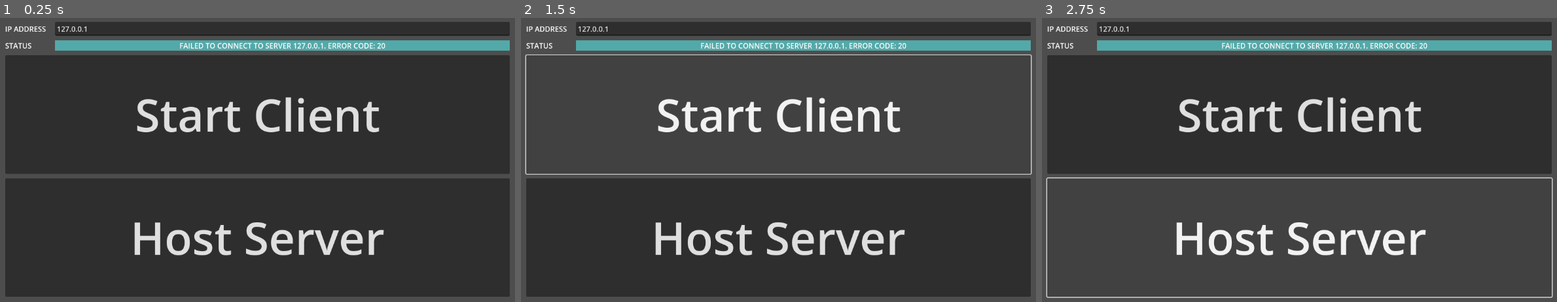
Above: before the commit, frames 1-3 (left to right).
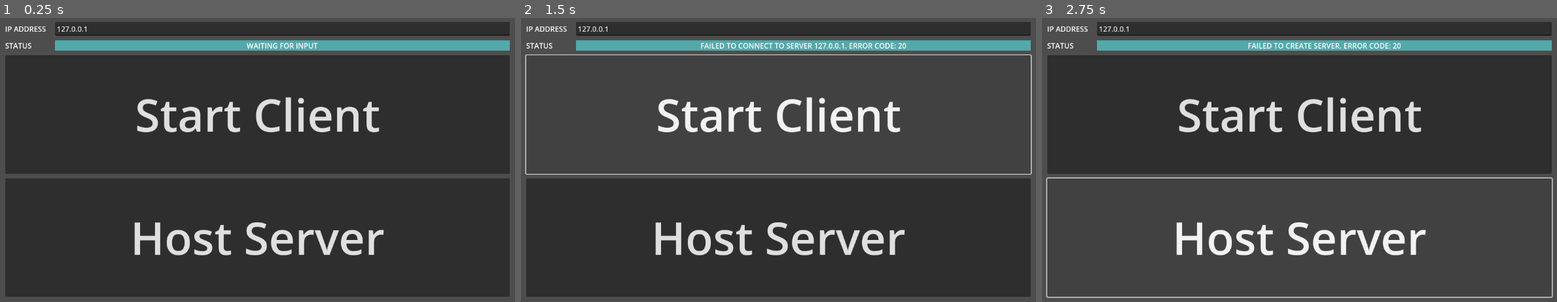
Above: after the commit, the same moments.

Repository: PL3B3/meatshot_mayhem
Game: Godot game, scene res://game/main.tscn
Two runs of this game, one before a commit and one after it. Both use one fixed random seed, a clock stepped at 60 frames per second and the inputs below.
Inputs:
- Up to frame 1 (0.25 s): no input
- Up to frame 2 (1.5 s): click "Start Client" at 0.5 s; click "Start Client" at 1.25 s
- Up to frame 3 (2.75 s): click "Host Server" at 2 s

The runs differ from the first frame. In frame 1, 0.5% of the frame differs, in the area x 34-75%, y 8-11%; in frame 2, nothing differs; in frame 3, 0.5%.

Commit message:
Let client disconnect from server
Right now, the only way to disconnect is to quit the game. Downsides:
- Makes it harder to elegantly handle the disconnect server-side, because
  the server doesn't get a signal that the peer has DC'd. From the
  server's perspective, this is similar to very bad network conditions
- Player has to re-launch the menu if they want to join another game

Let's add a shortcut to quit to menu.

Note that currently, the server does not handle disconnects, so the
player's character state remains on server. We'll fix this soon.

Diff:
--- a/game/client.gd
+++ b/game/client.gd
@@ -107,6 +107,12 @@
 			DisplayServer.window_set_mode(DisplayServer.WINDOW_MODE_EXCLUSIVE_FULLSCREEN)
 		else:
 			DisplayServer.window_set_mode(DisplayServer.WINDOW_MODE_WINDOWED)
+	if Input.is_action_just_pressed("quit_to_menu"):
+		__quit_to_menu()
+
+func __quit_to_menu() -> void:
+	multiplayer.multiplayer_peer.close()
+	get_tree().change_scene_to_file("res://game/main.tscn")
 
 func __should_run_game_simulation() -> bool:
 	return (
--- a/game/client_input_handler.gd
+++ b/game/client_input_handler.gd
@@ -9,8 +9,11 @@
 var _pitch = 0
 var input_per_tick = {}
 
-func _ready():
+func _ready() -> void:
 	Input.mouse_mode = Input.MOUSE_MODE_CAPTURED
+
+func _exit_tree() -> void:
+	Input.mouse_mode = Input.MOUSE_MODE_VISIBLE
 
 func _unhandled_input(event):
 	if (event is InputEventMouseMotion && Input.get_mouse_mode() == Input.MOUSE_MODE_CAPTURED):
--- a/game/main.gd
+++ b/game/main.gd
@@ -1,6 +1,7 @@
 extends Node
 
 const CLIENT_CONNECT_TIMEOUT := 5
+const ENABLE_TEST_MODE := false
 
 @onready var __ip_address_text_input: LineEdit = $VBoxContainer/IpAddressHBox/IpAddressTextInput
 @onready var __invalid_ip_address_label: Label = $VBoxContainer/IpAddressHBox/InvalidIpAddressLabel
@@ -9,7 +10,7 @@
 @onready var __server_host_button: Button = $VBoxContainer/ServerButton
 
 func _ready() -> void:
-	if OS.is_debug_build():
+	if ENABLE_TEST_MODE and OS.is_debug_build():
 		var is_server_successfully_started := __try_start_server()
 		if !is_server_successfully_started:
 			__try_start_client()
--- a/project.godot
+++ b/project.godot
@@ -85,6 +85,11 @@
 "events": [null, Object(InputEventKey,"resource_local_to_scene":false,"resource_name":"","device":-1,"window_id":0,"alt …(184 unchanged characters)…
 ]
 }
+quit_to_menu={
+"deadzone": 0.5,
+"events": [Object(InputEventKey,"resource_local_to_scene":false,"resource_name":"","device":-1,"window_id":0,"alt_pressed":false,"shift_pressed":false,"ctrl_pressed":true,"meta_pressed":false,"pressed":false,"keycode":0,"physical_keycode":81,"key_label":0,"unicode":0,"echo":false,"script":null)
+]
+}
 
 [physics]
 
